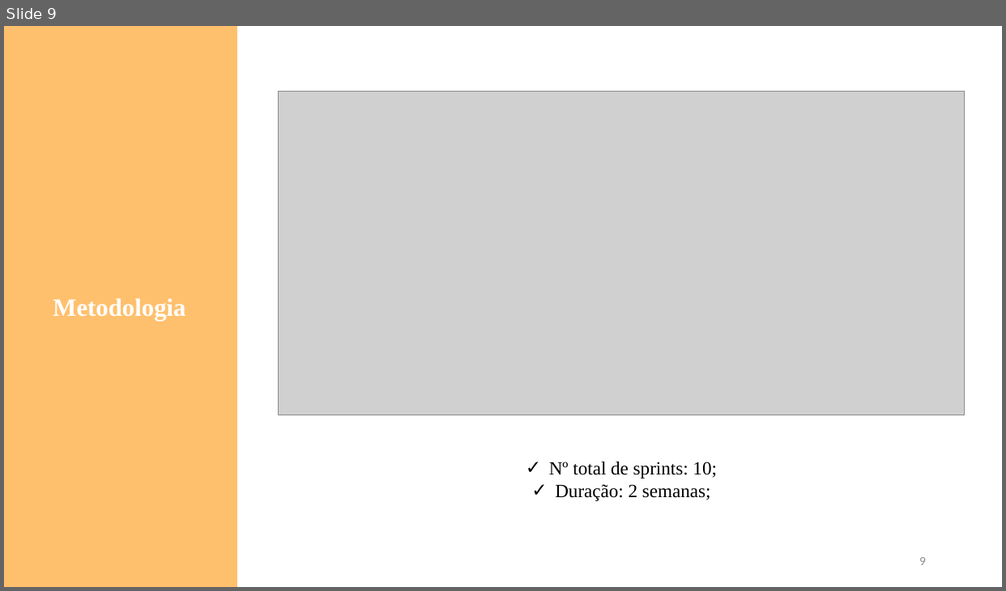
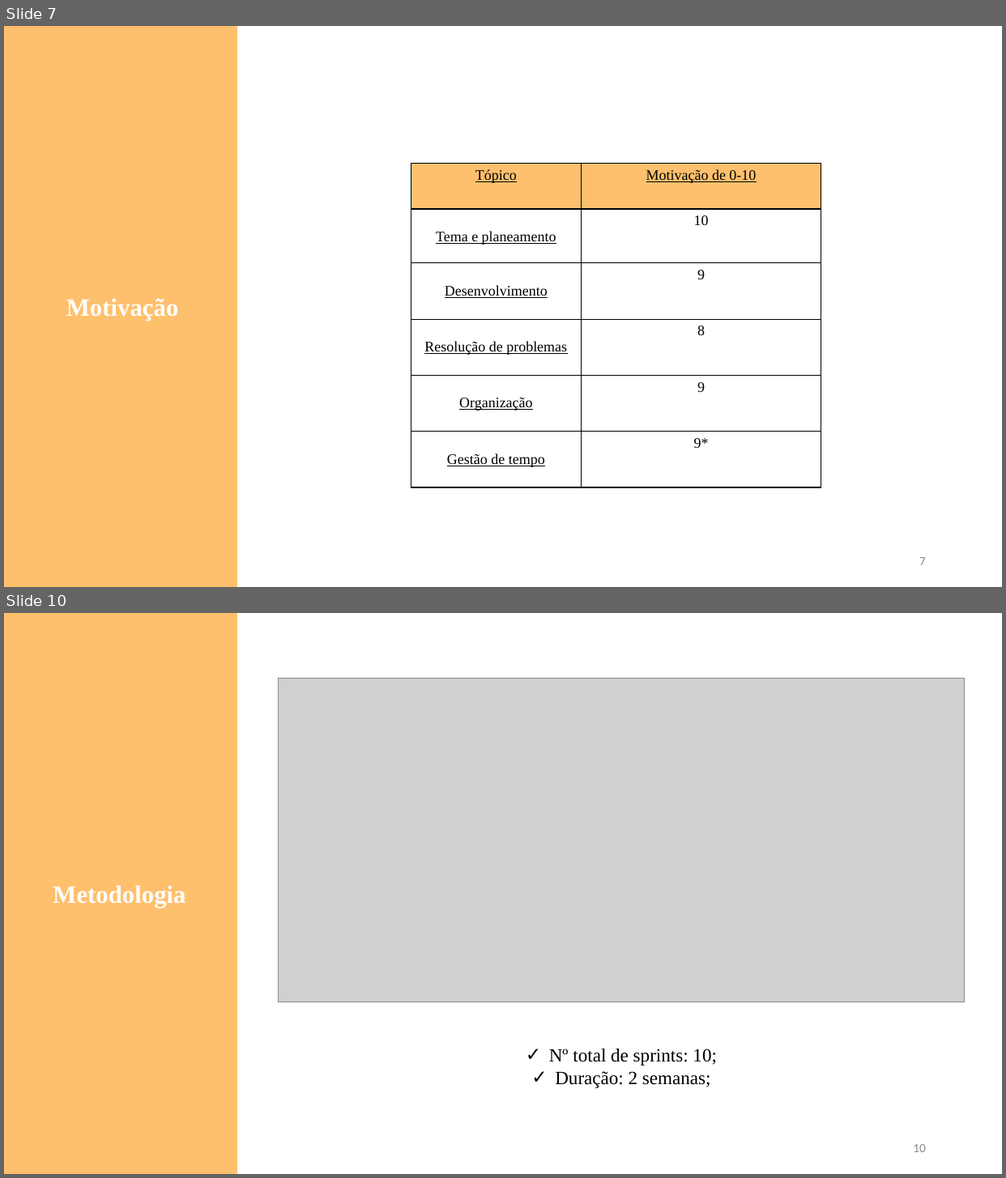
Before and after one commit to dianacatarino/PSI_AMSI_202324, a slide deck: doc/Apresentação 2ª Fase.pptx. Shown one above the other, each under a label of ours: slide 9 before the commit, slides 7 and 10 after it; the slides between them are not shown. The pictures are 1006x591 and 1006x1178 pixels, drawn with LibreOffice and Linux fonts; fonts in the diff are those of the drawing; grey boxes stand for pictures. Boxes give left, top, right and bottom in pixels: in the first picture for what was removed or moved away, otherwise in the second. Text is boxed around its words. In the diff, an @@ line names an element or a change of style, - is before the commit and + after.

```diff
--- a/doc/Apresentação 2ª Fase.pptx
+++ b/doc/Apresentação 2ª Fase.pptx
@@ slide 7 added at <box>4,26,1002,587</box>, background #FFFFFF @@
@@ rectangle added at <box>4,26,236,587</box>, fill #FFC06D, outline #FFC06D 1 pt @@
@@ table added at <box>411,164,821,488</box>, 6 rows, 2 columns @@
+Tópico | Motivação de 0-10
+Tema e planeamento | 10
+Desenvolvimento | 9
+Resolução de problemas | 8
+Organização | 9
+Gestão de tempo | 9*
@@ text added at <box>66,298,179,321</box>, 24 pt, text #FFFFFF, bold @@
+Motivação
@@ page number added at <box>919,557,926,565</box>, 12 pt, text #8C8C8C @@
+7
@@ what was slide 9 is now slide 10 @@
@@ page number at <box>913,1144,926,1152</box>: text changed @@
-9
+10
```
Also in this commit, not shown: 8 slides changed, 1 other slide added, 1 slide removed, 1 other file.
